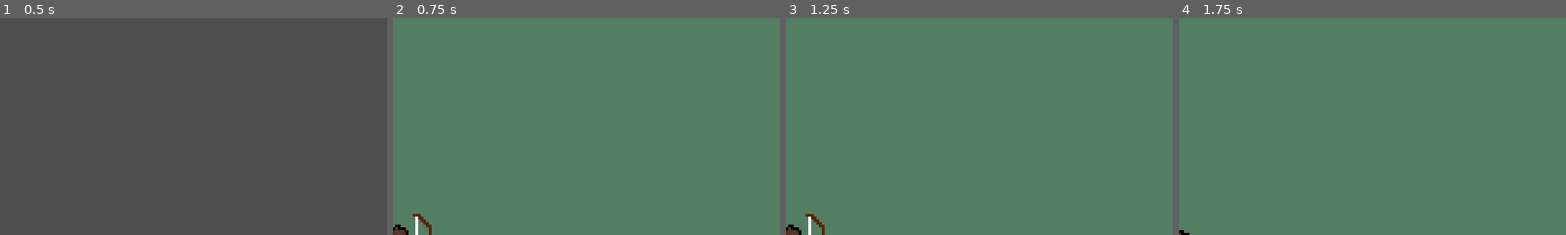
Above: before the commit, frames 1-4 (left to right).
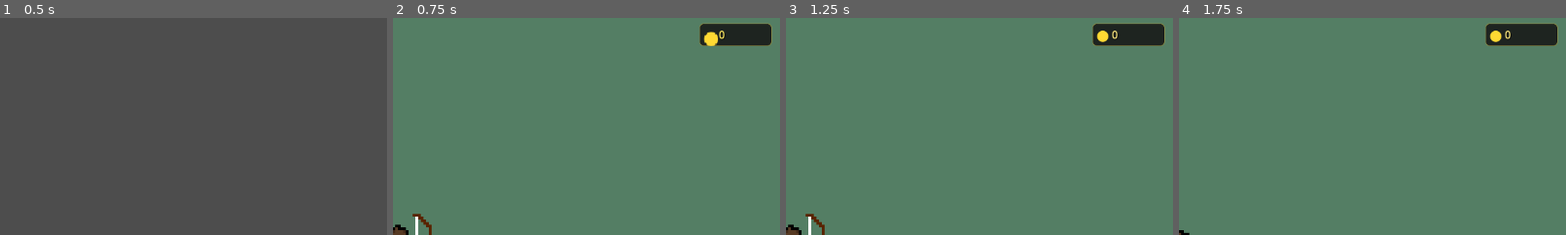
Above: after the commit, the same moments.

Repository: Alex1337F/INDAProject
Game: Godot game, scene res://scenes/class_select.tscn
Same seed, same stepped clock (60 frames per second), same inputs: the game is played once before the commit and once after it.
Inputs:
- Up to frame 1 (0.5 s): no input
- Up to frame 2 (0.75 s): click "Archer" at 0.5 s
- Up to frame 3 (1.25 s): no input
- Up to frame 4 (1.75 s): tap Enter at 1.25 s; hold D (walk-right) from 1.28 s (still down); hold Down (aim-down) from 1.28 s (still down)
The pictures show only the part of the screen within x 50-100%, y 0-50%; the shares and areas given below are measured in that part.

Frame 1 is identical in both runs. In frame 2, 1.9% of the frame differs, in the area x 79-98%, y 2-13%; in frame 3, 1.9%; in frame 4, 1.9%.

Commit message:
Added coins to HUD Fixes #15

Diff:
--- a/scenes/coin.tscn
+++ b/scenes/coin.tscn
@@ -1,6 +1,7 @@
 [gd_scene format=3 uid="uid://c8wpupico25wp"]
 
 [ext_resource type="Texture2D" uid="uid://bnumjrik2j17j" path="res://assets/sprites/objects/Coin_tiles.png" id="1_rwqht"]
+[ext_resource type="Script" path="res://scripts/coin.gd" id="2_coin"]
 
 [sub_resource type="AtlasTexture" id="AtlasTexture_i64fm"]
 atlas = ExtResource("1_rwqht")
@@ -52,8 +53,17 @@
 "speed": 10.0
 }]
 
-[node name="Coin" type="Node2D" unique_id=1744914200]
+[sub_resource type="CircleShape2D" id="CircleShape2D_coin"]
+radius = 7.0
 
-[node name="AnimatedSprite2D" type="AnimatedSprite2D" parent="." unique_id=1510681848]
+[node name="Coin" type="Area2D"]
+collision_layer = 0
+collision_mask = 8
+script = ExtResource("2_coin")
+
+[node name="AnimatedSprite2D" type="AnimatedSprite2D" parent="."]
 sprite_frames = SubResource("SpriteFrames_xmuha")
-frame_progress = 0.83338517
+autoplay = "default"
+
+[node name="CollisionShape2D" type="CollisionShape2D" parent="."]
+shape = SubResource("CircleShape2D_coin")
--- a/scenes/hud.tscn
+++ b/scenes/hud.tscn
@@ -34,6 +34,18 @@
 corner_radius_top_right = 4
 corner_radius_bottom_right = 4
 corner_radius_bottom_left = 4
+
+[sub_resource type="StyleBoxFlat" id="StyleBoxFlat_coin_bg"]
+bg_color = Color(0.08, 0.08, 0.08, 0.85)
+border_width_left = 1
+border_width_top = 1
+border_width_right = 1
+border_width_bottom = 1
+border_color = Color(0.75, 0.6, 0.15, 0.5)
+corner_radius_top_left = 6
+corner_radius_top_right = 6
+corner_radius_bottom_right = 6
+corner_radius_bottom_left = 6
 
 [node name="HUD" type="CanvasLayer" unique_id=1821449666]
 layer = 10
@@ -104,3 +116,49 @@
 text = "100 / 100"
 horizontal_alignment = 1
 vertical_alignment = 1
+
+[node name="CoinContainer" type="HBoxContainer" parent="."]
+anchors_preset = 1
+anchor_left = 1.0
+anchor_right = 1.0
+offset_left = -120.0
+offset_top = 8.0
+offset_right = -12.0
+offset_bottom = 42.0
+grow_horizontal = 0
+theme_override_constants/separation = 4
+
+[node name="Panel" type="Panel" parent="CoinContainer"]
+custom_minimum_size = Vector2(108, 34)
+layout_mode = 2
+theme_override_styles/panel = SubResource("StyleBoxFlat_coin_bg")
+
+[node name="HBox" type="HBoxContainer" parent="CoinContainer/Panel"]
+layout_mode = 1
+anchors_preset = 15
+anchor_right = 1.0
+anchor_bottom = 1.0
+offset_left = 6.0
+offset_right = -6.0
+grow_horizontal = 2
+grow_vertical = 2
+theme_override_constants/separation = 4
+alignment = 1
+
+[node name="CoinIcon" type="Label" parent="CoinContainer/Panel/HBox"]
+layout_mode = 2
+theme_override_colors/font_color = Color(1, 0.85, 0.2, 1)
+theme_override_font_sizes/font_size = 22
+text = "●"
+vertical_alignment = 1
+
+[node name="CoinLabel" type="Label" parent="CoinContainer/Panel/HBox"]
+layout_mode = 2
+size_flags_horizontal = 3
+theme_override_colors/font_color = Color(1, 0.92, 0.5, 1)
+theme_override_colors/font_shadow_color = Color(0, 0, 0, 0.7)
+theme_override_constants/shadow_offset_x = 1
+theme_override_constants/shadow_offset_y = 1
+theme_override_font_sizes/font_size = 16
+text = "0"
+vertical_alignment = 1
--- a/scripts/coin.gd
+++ b/scripts/coin.gd
@@ -1,11 +1,50 @@
-extends Node2D
+extends Area2D
 
+## Value of this coin when picked up.
+@export var value: int = 1
 
-# Called when the node enters the scene tree for the first time.
+@onready var anim: AnimatedSprite2D = $AnimatedSprite2D
+
+var bob_time: float = 0.0
+var is_picked_up: bool = false
+
 func _ready() -> void:
-	pass # Replace with function body.
+	# Play the spinning animation immediately
+	anim.play("default")
+	# Randomise bob offset so coins placed together don't bob in sync
+	bob_time = randf() * TAU
+	# Connect the pickup detection
+	body_entered.connect(_on_body_entered)
 
+func _process(delta: float) -> void:
+	if is_picked_up:
+		return
+	# Gentle floating bob
+	bob_time += delta * 3.0
+	anim.position.y = sin(bob_time) * 1.5
 
-# Called every frame. 'delta' is the elapsed time since the previous frame.
-func _process(delta: float) -> void:
-	pass
+func _on_body_entered(body: Node) -> void:
+	if is_picked_up:
+		return
+	if body is PlayerBase:
+		_collect()
+
+func _collect() -> void:
+	is_picked_up = true
+	GameState.add_coins(value)
+	# Pick-up animation: scale up + fade out
+	var tween = create_tween().set_parallel(true)
+	tween.tween_property(anim, "scale", Vector2(1.8, 1.8), 0.2).set_ease(Tween.EASE_OUT)
+	tween.tween_property(anim, "modulate:a", 0.0, 0.2).set_ease(Tween.EASE_IN)
+	tween.tween_property(anim, "position:y", anim.position.y - 10.0, 0.2).set_ease(Tween.EASE_OUT)
+	await tween.finished
+	queue_free()
+
+## Convenience: spawn a coin at a world position.
+## Call from anywhere:  Coin.spawn(global_position, get_tree().current_scene)
+static func spawn(pos: Vector2, parent: Node, coin_value: int = 1) -> void:
+	var scene = preload("res://scenes/coin.tscn")
+	var coin = scene.instantiate()
+	coin.value = coin_value
+	parent.add_child(coin)
+	coin.global_position = pos
--- a/scripts/game_state.gd
+++ b/scripts/game_state.gd
@@ -2,3 +2,22 @@
 
 var chosen_class: String = "warrior"
 var player_sprite = null
+
+# --- Currency ---
+signal coins_changed(total: int)
+var coins: int = 0
+
+func add_coins(amount: int) -> void:
+	coins += amount
+	coins_changed.emit(coins)
+
+func spend_coins(amount: int) -> bool:
+	if coins >= amount:
+		coins -= amount
+		coins_changed.emit(coins)
+		return true
+	return false
+
+func reset_coins() -> void:
+	coins = 0
+	coins_changed.emit(coins)
--- a/scripts/hud.gd
+++ b/scripts/hud.gd
@@ -5,6 +5,10 @@
 @onready var health_label: Label = $HealthBarContainer/BarArea/HealthLabel
 @onready var heart_icon: Label = $HealthBarContainer/HeartIcon
 @onready var bar_container: Control = $HealthBarContainer
+
+# Coin HUD
+@onready var coin_label: Label = $CoinContainer/Panel/HBox/CoinLabel
+@onready var coin_icon: Label = $CoinContainer/Panel/HBox/CoinIcon
 
 var previous_health: int = 100
 var shake_intensity: float = 0.0
@@ -14,6 +18,11 @@
 
 func _ready() -> void:
 	original_bar_pos = bar_container.position
+
+	# --- Coin counter ---
+	GameState.coins_changed.connect(_on_coins_changed)
+	_on_coins_changed(GameState.coins)
+
 	# Wait one frame so game.gd has time to spawn the player
 	await get_tree().process_frame
 	# Find the player node (dynamically spawned) via group
@@ -121,3 +130,15 @@
 	# Heart shatters
 	var death_tween = create_tween()
 	death_tween.tween_property(heart_icon, "modulate", Color(0.5, 0.5, 0.5, 0.4), 0.5)
+
+func _on_coins_changed(total: int) -> void:
+	coin_label.text = str(total)
+	# Pop animation on the icon
+	var pop = create_tween()
+	coin_icon.scale = Vector2(1.0, 1.0)
+	pop.tween_property(coin_icon, "scale", Vector2(1.5, 1.5), 0.1).set_ease(Tween.EASE_OUT)
+	pop.tween_property(coin_icon, "scale", Vector2(1.0, 1.0), 0.15).set_ease(Tween.EASE_IN)
+	# Brief golden flash on the label
+	coin_label.modulate = Color(1.0, 1.0, 0.4)
+	var flash = create_tween()
+	flash.tween_property(coin_label, "modulate", Color.WHITE, 0.3)
